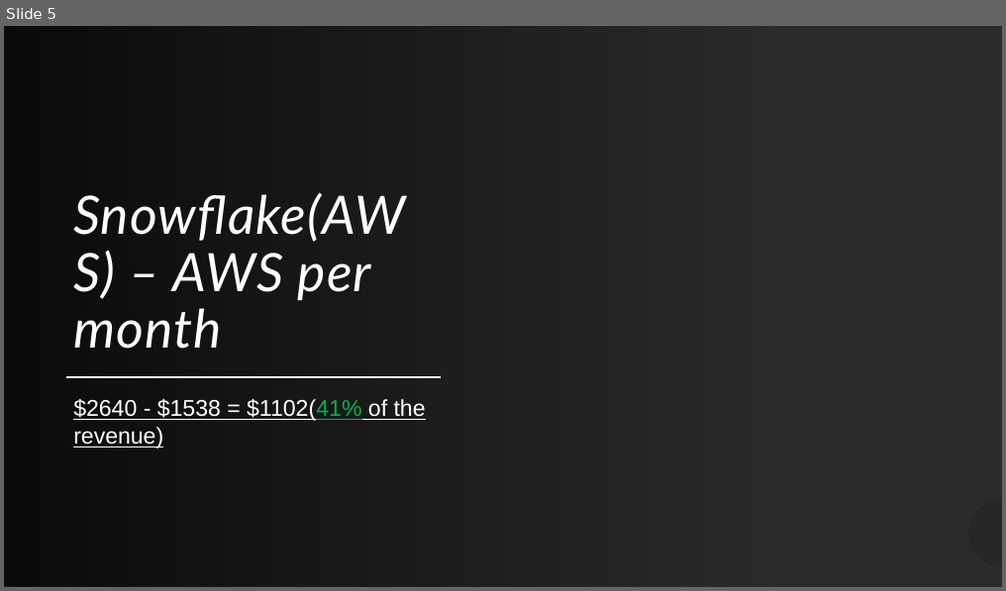
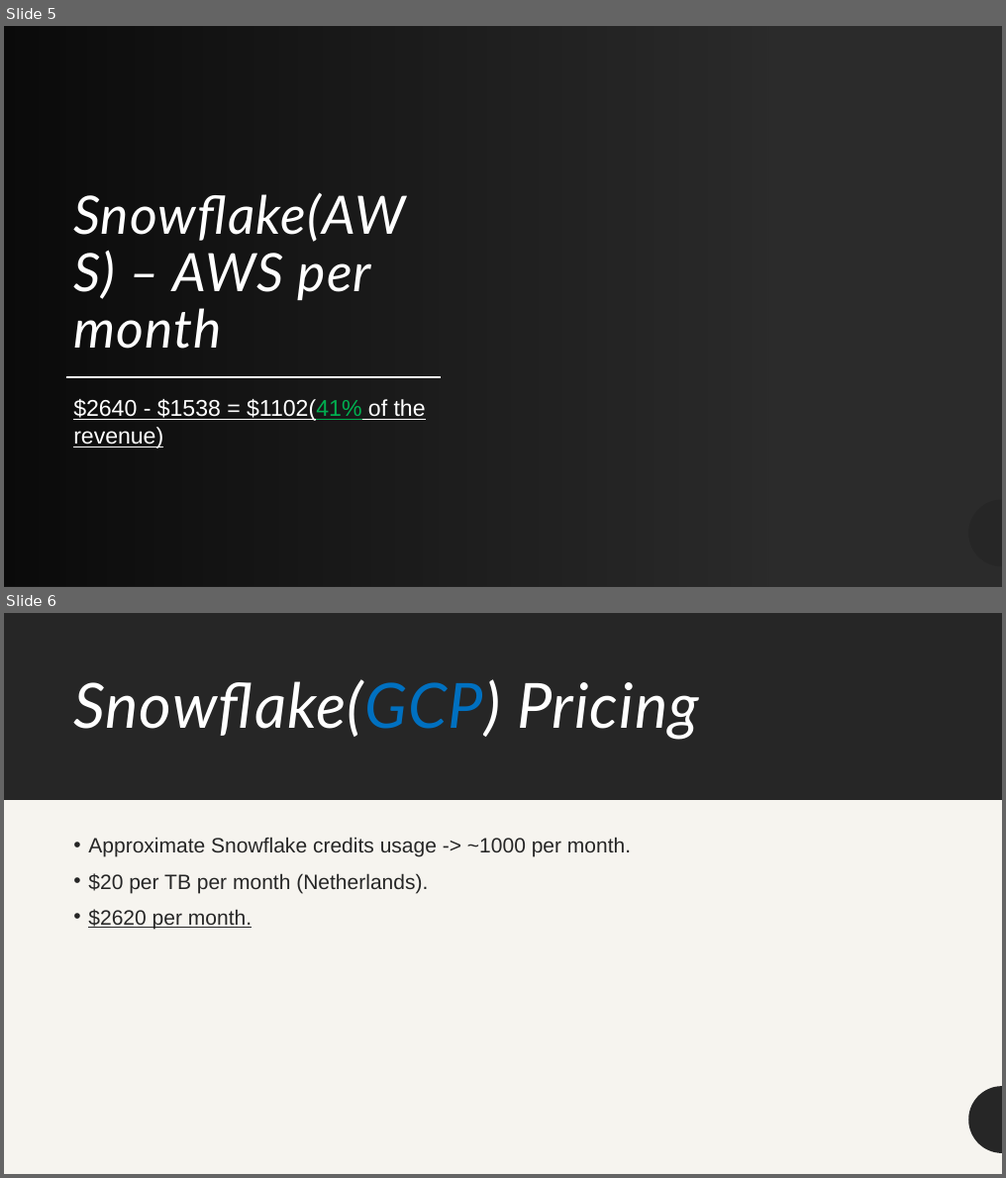
Before and after one commit to Warglaive/SaaS-MachineLearningPlatform-Research, a slide deck: Simple use case cost comparison/ResearchCostMLLibraries.pptx. Shown one above the other, each under a label of ours: slide 5 before the commit, slides 5 and 6 after it. The pictures are 1006x591 and 1006x1178 pixels, drawn with LibreOffice and Linux fonts; fonts in the diff are those of the drawing; background and template pictures are left out; a plain dark background stands for a picture behind light text. Boxes give left, top, right and bottom in pixels: in the first picture for what was removed or moved away, otherwise in the second. Text is boxed around its words. In the diff, an @@ line names an element or a change of style, - is before the commit and + after.

```diff
--- a/Simple use case cost comparison/ResearchCostMLLibraries.pptx
+++ b/Simple use case cost comparison/ResearchCostMLLibraries.pptx
@@ slide 6 added at bbox=[4, 613, 1002, 1174], background #F6F4EF; not listed: 1 template element that a slide beside it also shows @@
@@ rectangle added at bbox=[4, 613, 1002, 1174], fill #F6F4EF @@
@@ rectangle added at bbox=[4, 613, 1002, 800], fill #262626 @@
@@ title added at bbox=[73, 679, 699, 740], 60 pt, text #FFFFFF, italic @@
+Snowflake(GCP) Pricing
@@ text added at bbox=[88, 837, 631, 929], 20 pt, text #262626 @@
+• Approximate Snowflake credits usage -> ~1000 per month.
+• $20 per TB per month (Netherlands).
+• $2620 per month.
@@ freeform shape added at bbox=[969, 1086, 1002, 1154], fill #262626 @@
```
Also in this commit, not shown: 1 other slide added.
